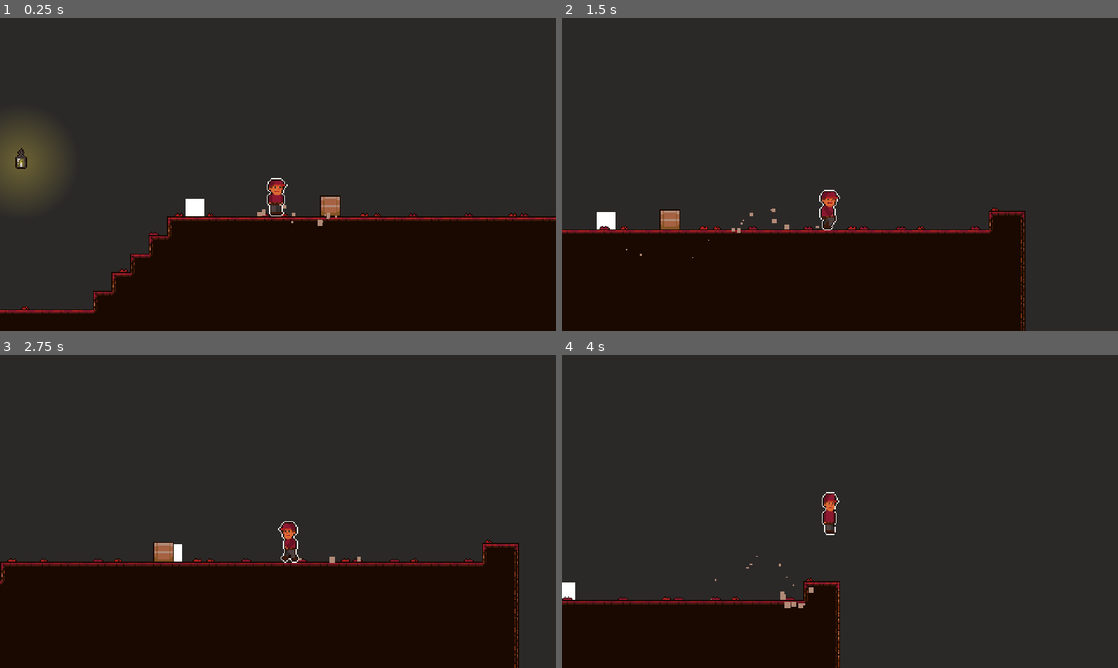
Above: before the commit, frames 1-4 (two rows, left to right).
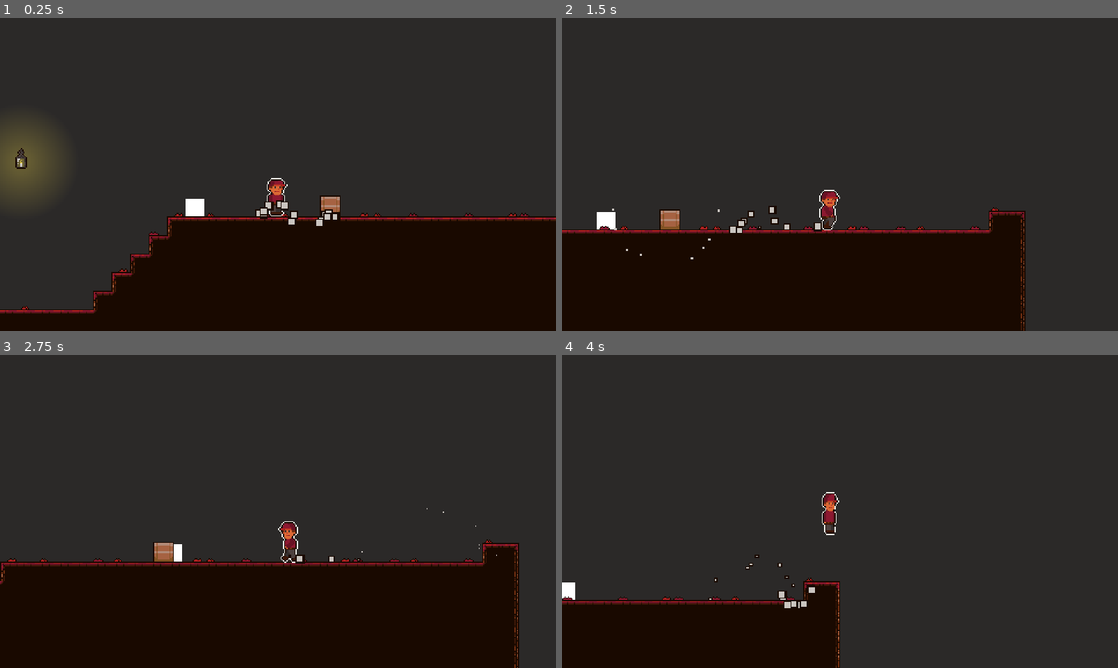
Above: after the commit, the same moments.

Repository: RemyIsCool/Carrying-Thing-Game
Game: Godot game, scene res://Scenes/TestScene.tscn
The game is run twice, just before and just after one commit, with the same random seed, the same clock (stepped at 60 frames per second) and the same inputs.
Inputs:
- Up to frame 1 (0.25 s): no input
- Up to frame 2 (1.5 s): hold D (right) from 0.53 s (still down); tap Space (pick_up_throw) at 0.6, 1.35 s; tap W (jump) at 0.77 s
- Up to frame 3 (2.75 s): tap W (jump) at 1.52 s; release D (right) at 2.03 s; hold A (left) from 2.03 s (still down); tap Space (pick_up_throw) at 2.1 s
- Up to frame 4 (4 s): release A (left) at 2.78 s; hold D (right) from 2.78 s (still down); tap Space (pick_up_throw) at 2.85, 3.6 s; tap W (jump) at 3.02, 3.77 s

The runs differ from the first frame. In frame 1, 0.4% of the frame differs, in the area x 45-62%, y 58-67%; in frame 2, 0.3%; in frame 3, less than 0.1%; in frame 4, 0.2%.

Commit message:
Changed particles

Diff:
--- a/Scenes/Box.tscn
+++ b/Scenes/Box.tscn
@@ -1,8 +1,9 @@
-[gd_scene load_steps=9 format=2]
+[gd_scene load_steps=10 format=2]
 
 [ext_resource path="res://Scenes/Box.gd" type="Script" id=1]
 [ext_resource path="res://Assets/Box.png" type="Texture" id=2]
 [ext_resource path="res://Assets/SpaceText.png" type="Texture" id=3]
+[ext_resource path="res://Assets/Particle.png" type="Texture" id=4]
 
 [sub_resource type="RectangleShape2D" id=2]
 extents = Vector2( 9, 9 )
@@ -11,7 +12,7 @@
 extents = Vector2( 7, 0.5 )
 
 [sub_resource type="Curve" id=13]
-_data = [ Vector2( 0, 1 ), 0.0, 0.0, 0, 0, Vector2( 1, 0 ), 0.0, 0.0, 0, 0 ]
+_data = [ Vector2( 0, 0.504505 ), 0.0, 0.0, 0, 0, Vector2( 1, 0 ), 0.0, 0.0, 0, 0 ]
 
 [sub_resource type="CurveTexture" id=12]
 curve = SubResource( 13 )
@@ -25,10 +26,7 @@
 initial_velocity_random = 0.28
 orbit_velocity = 0.0
 orbit_velocity_random = 0.0
-scale = 5.0
-scale_random = 1.0
 scale_curve = SubResource( 12 )
-color = Color( 0.698039, 0.545098, 0.470588, 1 )
 
 [node name="Box" type="RigidBody2D"]
 collision_layer = 32768
@@ -61,6 +59,7 @@
 explosiveness = 1.0
 local_coords = false
 process_material = SubResource( 14 )
+texture = ExtResource( 4 )
 
 [node name="SpaceText" type="Sprite" parent="."]
 visible = false
--- a/Scenes/Player.gd
+++ b/Scenes/Player.gd
@@ -46,6 +46,7 @@
 	if Input.is_action_just_pressed("pick_up_throw"):
 		if holding:
 			GlobalNodes.box.get_node("./Sprite").texture = preload("res://Assets/Box.png")
+			GlobalNodes.box.linear_velocity = Vector2.ZERO
 			GlobalNodes.box.apply_central_impulse((Vector2(-1, -1) if left else Vector2(1, -1)) * 300)
 			holding = false
 			has_slowed_down = false
--- a/Scenes/Player.tscn
+++ b/Scenes/Player.tscn
@@ -1,8 +1,9 @@
-[gd_scene load_steps=13 format=2]
+[gd_scene load_steps=14 format=2]
 
 [ext_resource path="res://Assets/PlayerIdle.png" type="Texture" id=1]
 [ext_resource path="res://Scenes/Player.gd" type="Script" id=2]
 [ext_resource path="res://Scenes/SpritesheetAnimation.tscn" type="PackedScene" id=3]
+[ext_resource path="res://Assets/Particle.png" type="Texture" id=4]
 
 [sub_resource type="CapsuleShape2D" id=1]
 radius = 6.0
@@ -12,7 +13,7 @@
 extents = Vector2( 21.5, 18 )
 
 [sub_resource type="Curve" id=4]
-_data = [ Vector2( 0, 1 ), 0.0, 0.0, 0, 0, Vector2( 1, 0 ), 0.0, 0.0, 0, 0 ]
+_data = [ Vector2( 0, 0.506915 ), 0.0, 0.0, 0, 0, Vector2( 1, 0 ), 0.0, 0.0, 0, 0 ]
 
 [sub_resource type="CurveTexture" id=5]
 curve = SubResource( 4 )
@@ -24,13 +25,10 @@
 gravity = Vector3( 0, 0, 0 )
 orbit_velocity = 0.0
 orbit_velocity_random = 0.0
-scale = 10.0
-scale_random = 1.0
 scale_curve = SubResource( 5 )
-color = Color( 0.698039, 0.545098, 0.470588, 1 )
 
 [sub_resource type="Curve" id=11]
-_data = [ Vector2( 0, 1 ), 0.0, 0.0, 0, 0, Vector2( 1, 0 ), 0.0, 0.0, 0, 0 ]
+_data = [ Vector2( 0, 0.514572 ), 0.0, 0.0, 0, 0, Vector2( 1, 0 ), 0.0, 0.0, 0, 0 ]
 
 [sub_resource type="CurveTexture" id=14]
 curve = SubResource( 11 )
@@ -44,10 +42,7 @@
 initial_velocity_random = 0.28
 orbit_velocity = 0.0
 orbit_velocity_random = 0.0
-scale = 5.0
-scale_random = 1.0
 scale_curve = SubResource( 14 )
-color = Color( 0.698039, 0.545098, 0.470588, 1 )
 
 [sub_resource type="ParticlesMaterial" id=15]
 flag_disable_z = true
@@ -58,10 +53,7 @@
 initial_velocity_random = 0.28
 orbit_velocity = 0.0
 orbit_velocity_random = 0.0
-scale = 5.0
-scale_random = 1.0
 scale_curve = SubResource( 14 )
-color = Color( 0.698039, 0.545098, 0.470588, 1 )
 
 [node name="Player" type="KinematicBody2D"]
 script = ExtResource( 2 )
@@ -101,6 +93,7 @@
 lifetime = 0.5
 local_coords = false
 process_material = SubResource( 8 )
+texture = ExtResource( 4 )
 
 [node name="JumpParticles" type="Particles2D" parent="."]
 position = Vector2( 0, 16 )
@@ -110,6 +103,7 @@
 explosiveness = 1.0
 local_coords = false
 process_material = SubResource( 13 )
+texture = ExtResource( 4 )
 
 [node name="LandParticles" type="Particles2D" parent="."]
 position = Vector2( 0, 24 )
@@ -119,3 +113,4 @@
 explosiveness = 1.0
 local_coords = false
 process_material = SubResource( 15 )
+texture = ExtResource( 4 )
Binary file added: Assets/Particle.png
Not shown, added: Assets/Particle.png.import
